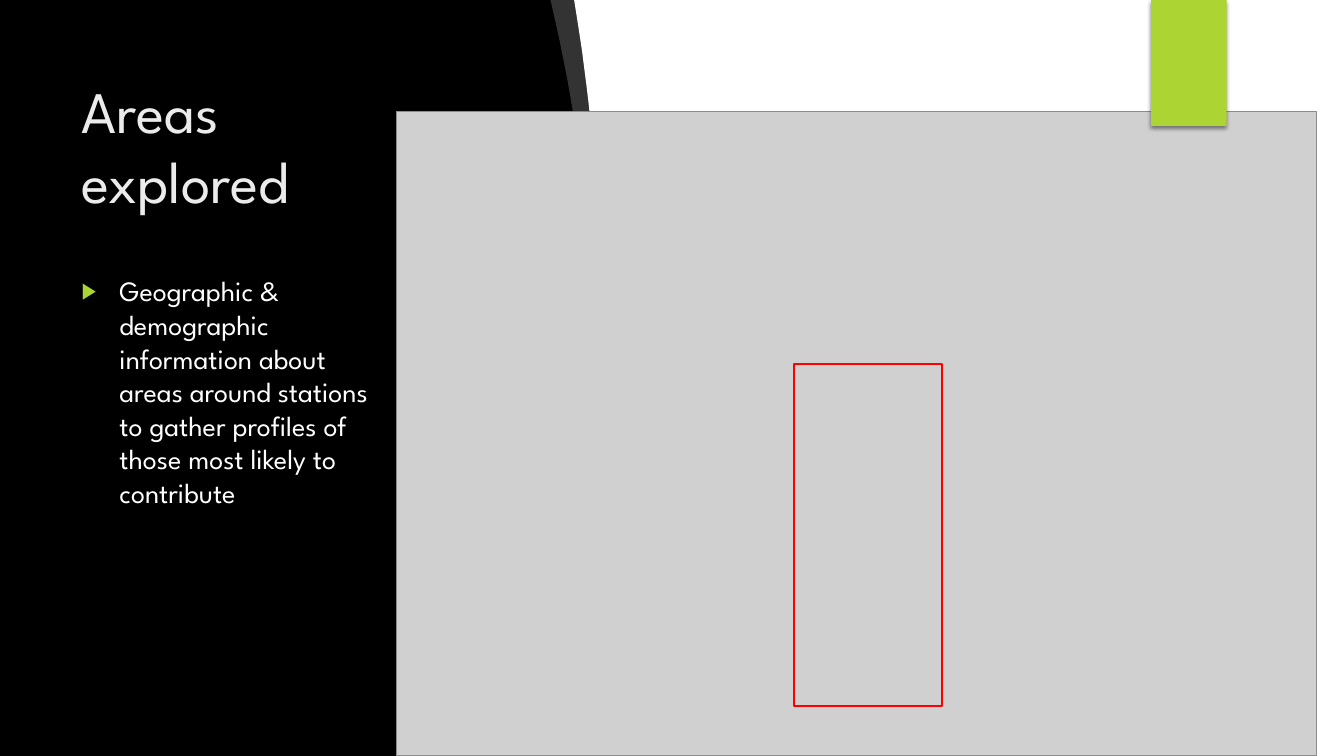
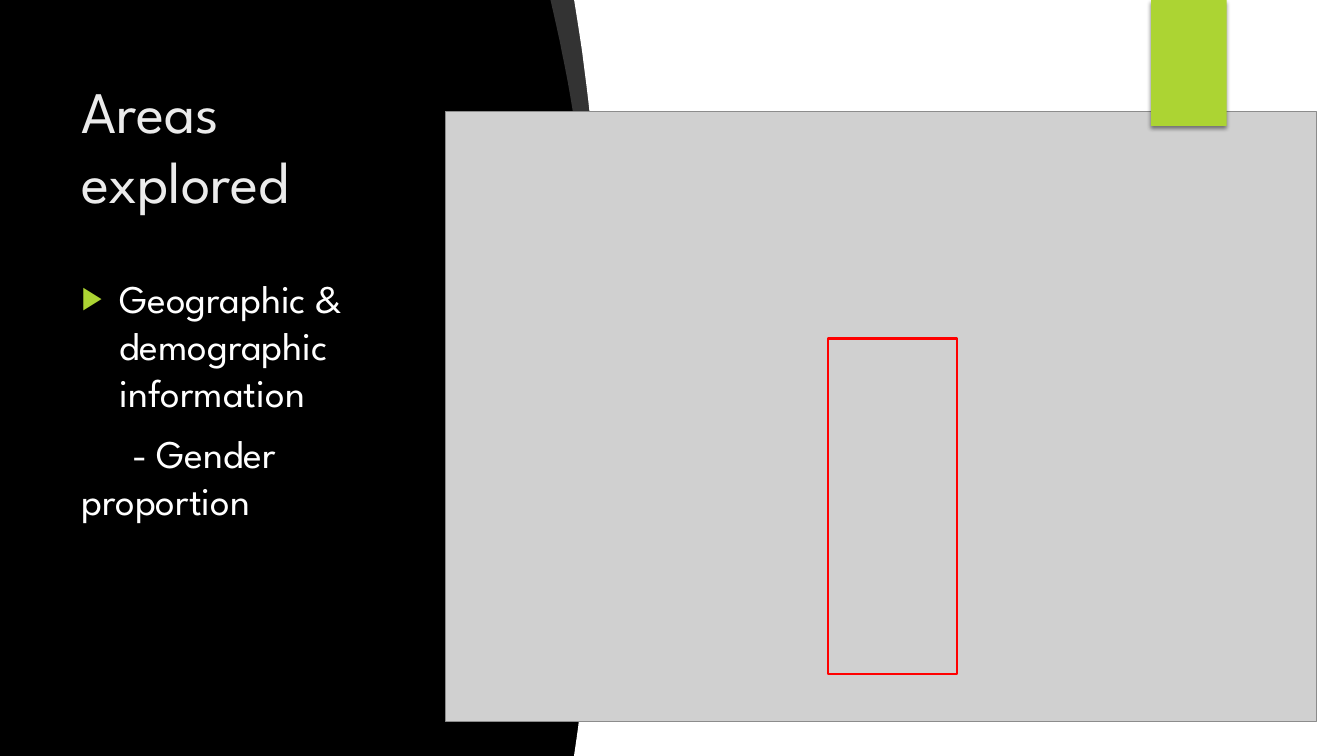
Before and after one commit to JNYH/projectbenson, a slide deck: slide 9 of OptimizeStreetTeamDeployment.pptx. Drawn at 1344x756 pixels with LibreOffice and Linux fonts; fonts in the diff are those of the drawing; grey boxes stand for pictures; background and template pictures are left out. Boxes give left, top, right and bottom in pixels: in the first picture for what was removed or moved away, otherwise in the second. Text is boxed around its words. In the diff, an @@ line names an element or a change of style, - is before the commit and + after.

Commit message:
updated slides

```diff
--- a/OptimizeStreetTeamDeployment.pptx
+++ b/OptimizeStreetTeamDeployment.pptx
@@ picture resized from (x1=397, y1=112, x2=1318, y2=756) to (x1=446, y1=112, x2=1317, y2=722) @@
@@ text added at (x1=82, y1=286, x2=327, y2=523), 28 pt, text #FFFFFF @@
+▶ Geographic & demographic information
+- Gender proportion
@@ text removed at (x1=119, y1=281, x2=368, y2=504) @@
-▶ Geographic & demographic information about areas around stations to gather profiles of those most likely to contribute
@@ rectangle resized from (x1=795, y1=364, x2=943, y2=706) to (x1=828, y1=339, x2=957, y2=675) @@
```
Also in this commit, not shown: 8 other slides changed.
